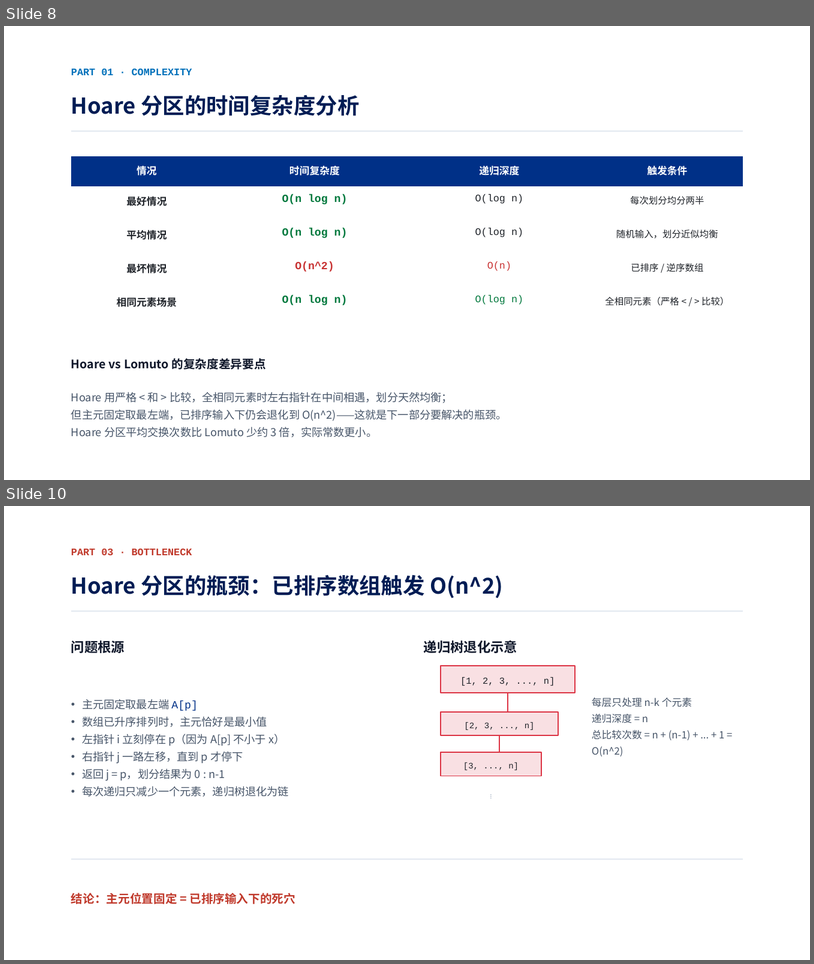
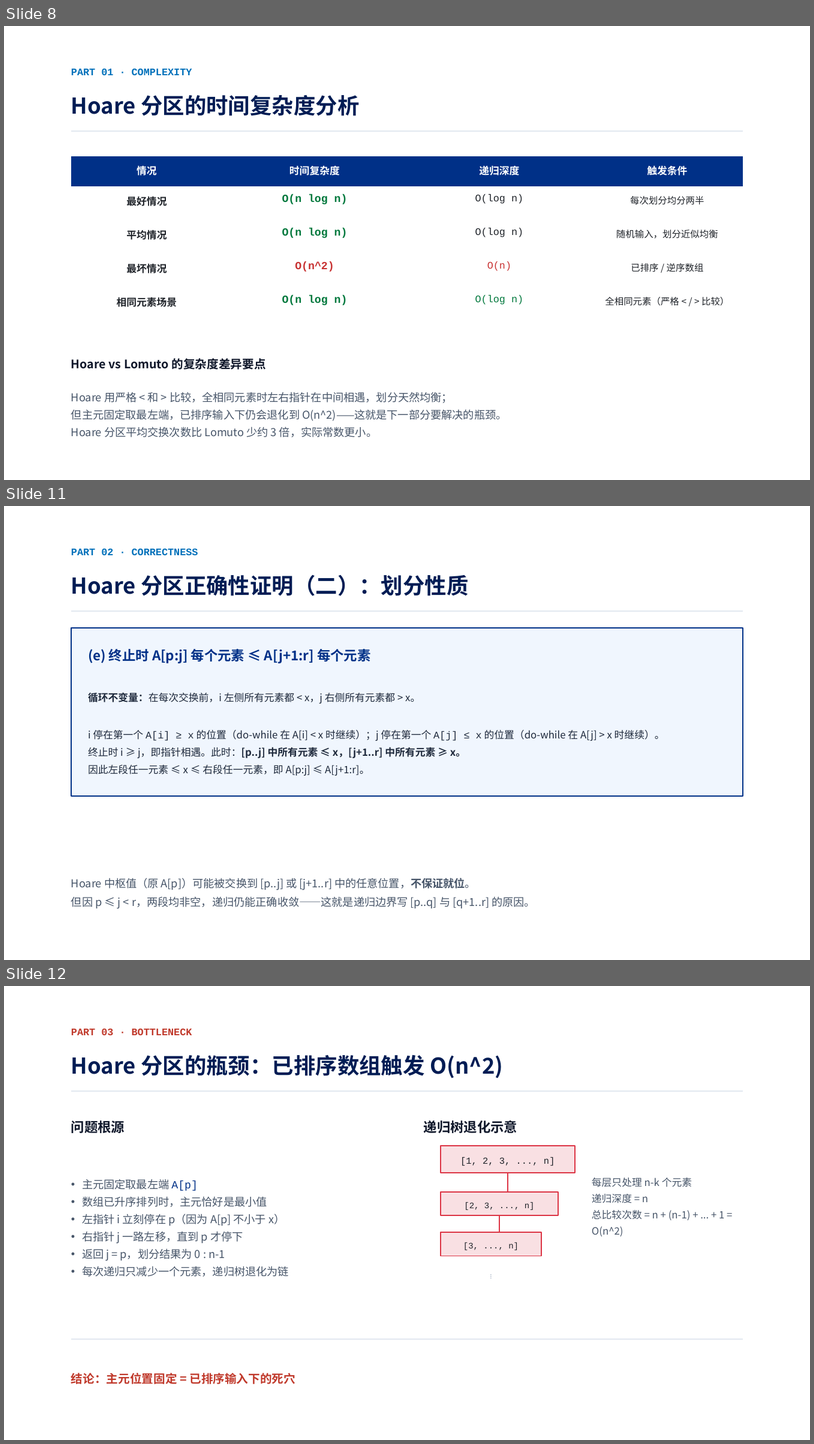
Before and after one commit to 1s2j3h/AlgorithmDesign, a slide deck: 2026-Fall/第五周算法分析报告/算法分析报告-董轩启-202508100614-1013.pptx. Shown one above the other, each under a label of ours: slides 8 and 10 before the commit, slides 8, 11 and 12 after it; the slides between them are not shown. The pictures are 814x964 and 814x1444 pixels, drawn with LibreOffice and Linux fonts; fonts in the diff are those of the drawing. Boxes give left, top, right and bottom in pixels: in the first picture for what was removed or moved away, otherwise in the second. Text is boxed around its words. In the diff, an @@ line names an element or a change of style, - is before the commit and + after.

```diff
--- a/2026-Fall/第五周算法分析报告/算法分析报告-董轩启-202508100614-1013.pptx
+++ b/2026-Fall/第五周算法分析报告/算法分析报告-董轩启-202508100614-1013.pptx
@@ slide 11 added at [4,506,810,960], background #FFFFFF @@
@@ text added at [71,548,198,555], 12 pt, text #0070BA, bold @@
+PART 02 · CORRECTNESS
@@ text added at [71,575,468,596], 26 pt, text #001C54, bold @@
+Hoare 分区正确性证明（二）：划分性质
@@ line added from (71, 611) to (743, 611), #E2E8F0 1 pt @@
@@ rounded rectangle added at [71,628,743,796], fill #DBEAFE at 40% opacity, outline #003087 1 pt @@
@@ text added at [88,649,371,663], 16 pt, text #003087, bold @@
+(e) 终止时 A[p:j] 每个元素 ≤ A[j+1:r] 每个元素
@@ text added at [88,692,665,775], 12 pt, text #1E293B @@
+循环不变量：在每次交换前，i 左侧所有元素都 < x，j 右侧所有元素都 > x。
+i 停在第一个 A[i] ≥ x 的位置（do-while 在 A[i] < x 时继续）；j 停在第一个 A[j] ≤ x 的位置（do-while 在 A[j] > x 时继续）。
+终止时 i ≥ j，即指针相遇。此时：[p..j] 中所有元素 ≤ x，[j+1..r] 中所有元素 ≥ x。
+因此左段任一元素 ≤ x ≤ 右段任一元素，即 A[p:j] ≤ A[j+1:r]。
@@ text added at [71,877,536,909], 13 pt, text #475569 @@
+Hoare 中枢值（原 A[p]）可能被交换到 [p..j] 或 [j+1..r] 中的任意位置，不保证就位。
+但因 p ≤ j < r，两段均非空，递归仍能正确收敛——这就是递归边界写 [p..q] 与 [q+1..r] 的原因。
@@ what was slide 10 is now slide 12 @@
```
Also in this commit, not shown: 3 slides changed, 1 other slide added.
